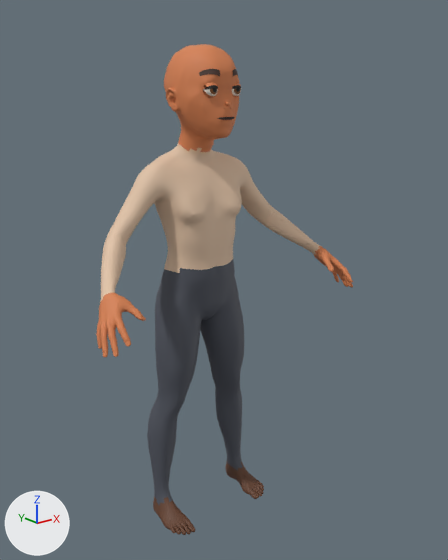
The glTF model apps/capture/public/gltf/models/house-base.glb as it was, and as the next commit left it.
Rendered twice from a 50 mm camera at (-1.263, -1.757, 1.575) aimed at (0.038, -0.13, 0.924). The lights are fixed; the arrows at lower left show +X, +Y and +Z. The picture after the commit comes second. Vertices at exactly the same position are counted once.

Names of what the first picture shows: 'HouseBase_Body' and 2 more.
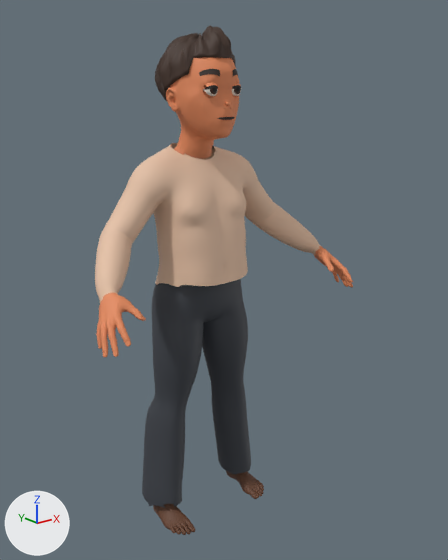
Where the change shows, as pixel boxes [x1, y1, x2, y2] in the pictures (448 x 560 px):
'HouseBase_Jumper', added (beige): after [95, 143, 320, 302]
'HouseBase_Trousers', added: after [142, 279, 251, 508]
'Hair_sweptCrop', added (brown): after [155, 26, 236, 101]
part 1 of me_housebase_body, built on: before [98, 92, 330, 503]; after [98, 92, 330, 353]
part 2 of me_housebase_body, recoloured (beige to orange): [174, 143, 212, 159] in both

The edits, one by one:
Material 'HouseBase_hair' (mat_housebase_hair) is new.
Its base color is (0.0561, 0.0296, 0.0194) (brown #433026).
Its roughness is 0.65.
me_housebase_body is used by ob_housebase_body; location (0.0, 0.0, 0.0).
me_housebase_body had 13906 vertices, 27596 faces and spanned x -0.52..0.52, y -0.35..0.09, z 0.0..1.7.
me_housebase_body no longer uses material mat_housebase_trousers (dark grey #4e525c).
me_housebase_body now has 10128 vertices, 19882 faces and spans x -0.52..0.52, y -0.35..0.07, z 0.0..1.7.
me_housebase_body part 1: 41 vertices moved within x -0.52..0.4, y -0.32..-0.05, z 0.85..1.58; 3778 vertices removed from x -0.46..0.46, y -0.2..0.09, z 0.07..1.37.
me_housebase_body part 2: 149 faces spanning x -0.07..0.07, y -0.08..0.02, z 1.34..1.43 switch from mat_housebase_top (beige #e2c4a8) to mat_housebase_skin (orange #e58b5e).
Mesh me_housebase_trousers is new.
It has 1570 vertices, 3040 faces and spans x -0.247..0.247, y -0.145..0.109, z 0.061..0.987.
It uses material mat_housebase_trousers (dark grey #3c4047).
Mesh me_housebase_jumper is new.
It has 2517 vertices, 4890 faces and spans x -0.469..0.469, y -0.216..0.089, z 0.91..1.39.
It uses material mat_housebase_top (beige #e7c3a8).
Mesh me_hair_sweptcrop is new.
It has 841 vertices, 1624 faces and spans x -0.129..0.131, y -0.18..0.098, z 1.508..1.751.
It uses material mat_housebase_hair (brown #433026).
Object 'HouseBase_Trousers' (ob_housebase_trousers) is new; it shows me_housebase_trousers.
Its location is (0.0, 0.0, 0.0).
Object 'HouseBase_Jumper' (ob_housebase_jumper) is new; it shows me_housebase_jumper.
Its location is (0.0, 0.0, 0.0).
Object 'Hair_sweptCrop' (ob_hair_sweptcrop) is new; it shows me_hair_sweptcrop.
Its location is (0.0, 0.0, 0.0).
